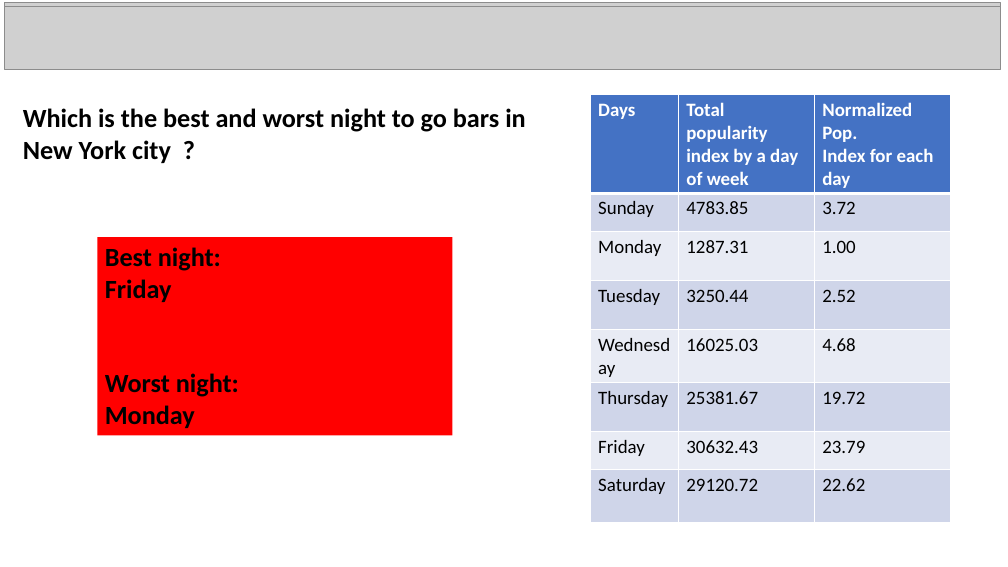
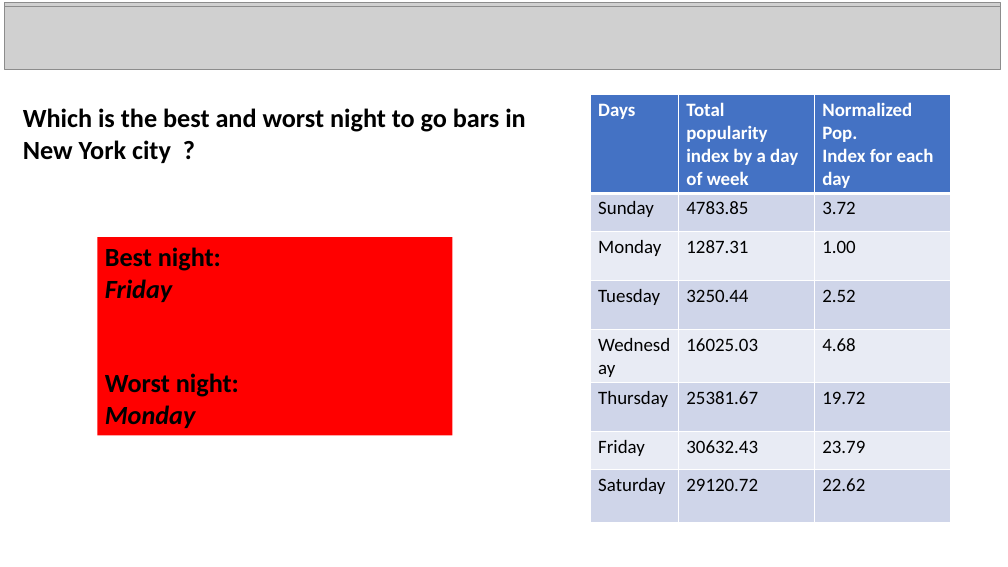
Before and after one commit to basantdhital/MY_pro, a slide deck: slide 8 of bars_presentation.pptx. Drawn at 1008x567 pixels with LibreOffice and Linux fonts; fonts in the diff are those of the drawing; grey boxes stand for pictures. Boxes give left, top, right and bottom in pixels: in the first picture for what was removed or moved away, otherwise in the second. Text is boxed around its words. In the diff, an @@ line names an element or a change of style, - is before the commit and + after.

```diff
--- a/bars_presentation.pptx
+++ b/bars_presentation.pptx
@@ text in rectangle at bbox=[105, 279, 196, 428]: italic on in "Friday", "Monday" @@
```
Also in this commit, not shown: 3 other slides changed, 2 other files.
